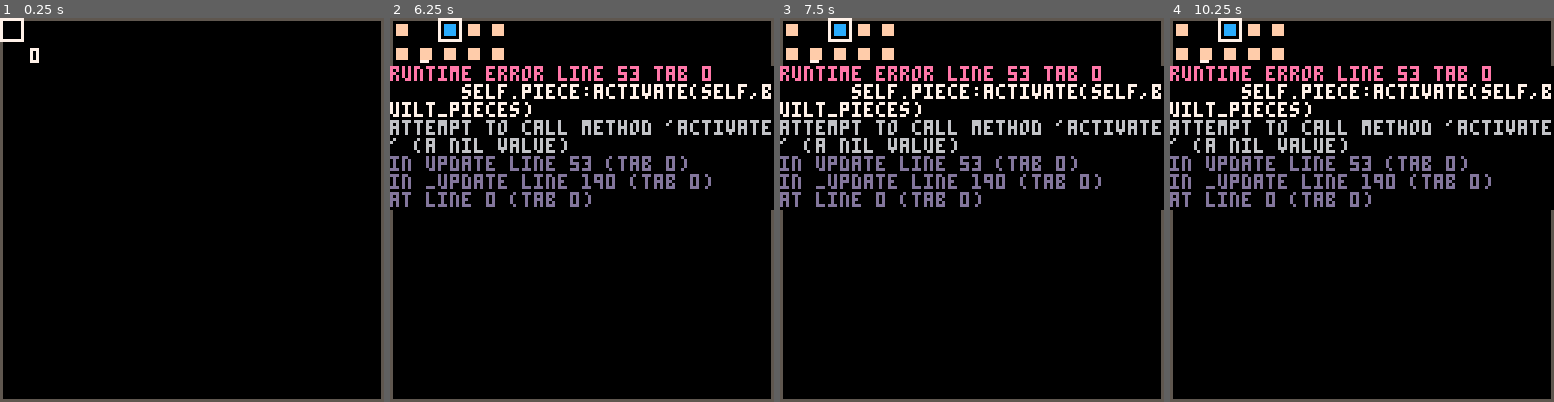
Above: before the commit, frames 1-4 (left to right).
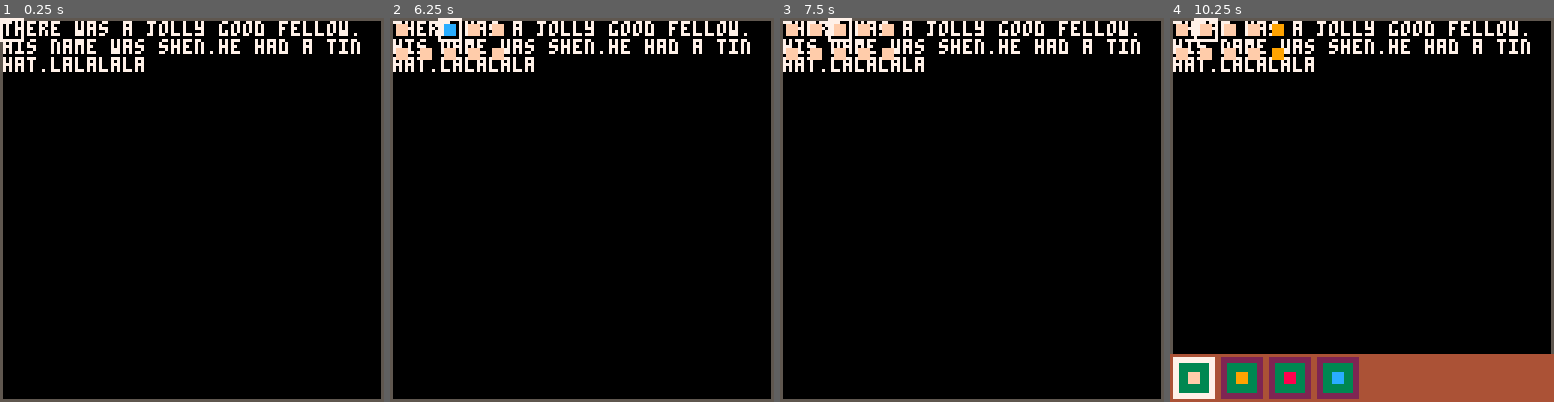
Above: after the commit, the same moments.

Repository: shen-sat/found
Game: PICO-8 cartridge game.p8
Same seed, same stepped clock (60 frames per second), same inputs: the game is played once before the commit and once after it.
Inputs:
- Up to frame 1 (0.25 s): no input
- Up to frame 2 (6.25 s): tap O (Z key) at 0.33, 0.7, 1.43, 2.22, 3.1, 3.98, 4.87, 5.75 s; tap X (X key) at 1.07, 2.07, 2.4, 2.73, 3.07, 3.4, 3.73, 4.07, 4.4, 4.73, 5.07, 5.4, 5.73, 6.07 s; hold Left 1.97-2.37 s; hold Down 2.42-2.82 s; hold Right 2.87-3.53 s; hold Up 3.58-4.08 s; hold Right 4.13-4.53 s; hold Down 4.58-5.08 s; hold Left 5.13-5.8 s; hold Up 5.85-6.18 s; hold Left from 6.23 s (still down)
- Up to frame 3 (7.5 s): tap X (X key) every 0.33 s from 6.4 to 7.4 s; release Left at 6.63 s; tap O (Z key) at 6.63 s; hold Down 6.68-7.08 s; hold Right from 7.13 s (still down)
- Up to frame 4 (10.25 s): tap O (Z key) every 0.88 s from 7.52 to 10.17 s; tap X (X key) every 0.33 s from 7.73 to 10.07 s; release Right at 7.8 s; hold Up 7.85-8.35 s; hold Right 8.4-8.8 s; hold Down 8.85-9.35 s; hold Left 9.4-10.07 s; hold Up from 10.12 s (still down)

The runs differ from the first frame. In frame 1, 3.5% of the frame differs, in the area x 0-94%, y 0-15%; in frame 2, 12%; in frame 3, 12%; in frame 4, 25%, in the area x 0-100%, y 0-100%.
Error before the commit: runtime error line 53 tab 0; self.piece:activate(self,built_pieces); attempt to call method 'activate' (a nil value)

Commit message:
Almost there with query

Diff:
--- a/game.p8
+++ b/game.p8
@@ -2,6 +2,15 @@
 version 32
 __lua__
 function _init()
+  top_text = {
+    text = {},
+    update = function(self)
+      if not btn(5) then self.text = {} end
+    end,
+    assign = function(self, text)
+    end
+  }
+
   built_pieces = {}
 
   road = {
@@ -10,7 +19,8 @@
     width = 8,
     x,
     y,
-    activate = build_piece
+    activate = build_piece,
+    text = 'road is here. connects buildings. allows movement of peeple'
   }
 
   hut = {
@@ -39,7 +49,15 @@
   query = {
     type = 'query',
     sprite = 4,
-    width = 8
+    width = 8,
+    x,
+    y,
+    activate = function(self,pointer,built_pieces)
+      local local_query = copy_piece(self,pointer)
+      for bp in all(built_pieces) do
+        if do_pieces_match(bp, local_query, false) then top_text:assign(bp.text) end
+      end
+    end
   }
 
   pieces = { road, hut, bin, query }
@@ -74,6 +92,7 @@
 
 function _update()
   menu_mode = btn(4) and true or false
+  top_text:update()
   pointer:update(menu_mode)
   build_bar:update(menu_mode, pointer)
 end
@@ -85,7 +104,17 @@
   spr(0,pointer.x,pointer.y)
   local pointer_type_sprite
   spr(pointer,x,y,w,h,flip_x,flip_y)
-  print(#built_pieces,10,10,7)
+  -- print(top_text.text[1],1,1,7)
+  local foobar_text = 'there was a jolly good fellow. his name was shen. he had a tin hat. lalalala'
+  local foobar_lines = convert_text_into_lines(foobar_text)
+  for line in all(foobar_lines) do
+    if line == foobar_lines[1] then
+      print(line,1,1,7)
+    else
+      print(line)
+    end
+  end
+  -- print(convert_words_into_lines(),1,1,7)
   for p in all(built_pieces) do
    spr(p.sprite,p.x,p.y)
   end
@@ -135,6 +164,64 @@
 end
 
 
+function convert_text_into_words(text)
+  local text = text
+  local words = split(text,' ')
+  local words_copy = {}
+  for word in all(words) do
+    local letters = split(word,'')
+    if letters[#letters] == '.' then
+      add(words_copy, word)
+    else
+      local word_copy = word..' '
+      add(words_copy,word_copy)
+    end
+
+  end
+  return words_copy
+end
+
+function word_length_pixels(word)
+  local letters = split(word,'')
+  local counter = 0
+  for letter in all(letters) do
+    if ord(letter) < 128 then
+      counter += 4
+    else
+      counter += 8
+    end
+  end
+  return counter
+end
+
+function add_word(line,word)
+  return line..word
+end
+
+function convert_text_into_lines(text)
+  local words = convert_text_into_words(text)
+  local line_length = 0
+  local lines = {}
+  local line = ''
+  for word in all(words) do
+    local word_length = word_length_pixels(word)
+
+    if line_length + word_length < 126 then
+      line = add_word(line,word)
+      line_length += word_length
+    else
+      local line_copy = line
+      add(lines,line_copy)
+      line = ''
+      line = add_word(line,word)
+      line_length = word_length
+    end
+  end
+  add(lines,line)
+  return lines
+end
+
+
 
 __gfx__
 77777777000000000000000000000000000000000000000000000000000000000000000000000000000000000000000000000000000000000000000000000000
Not shown, changed: TODO.txt
